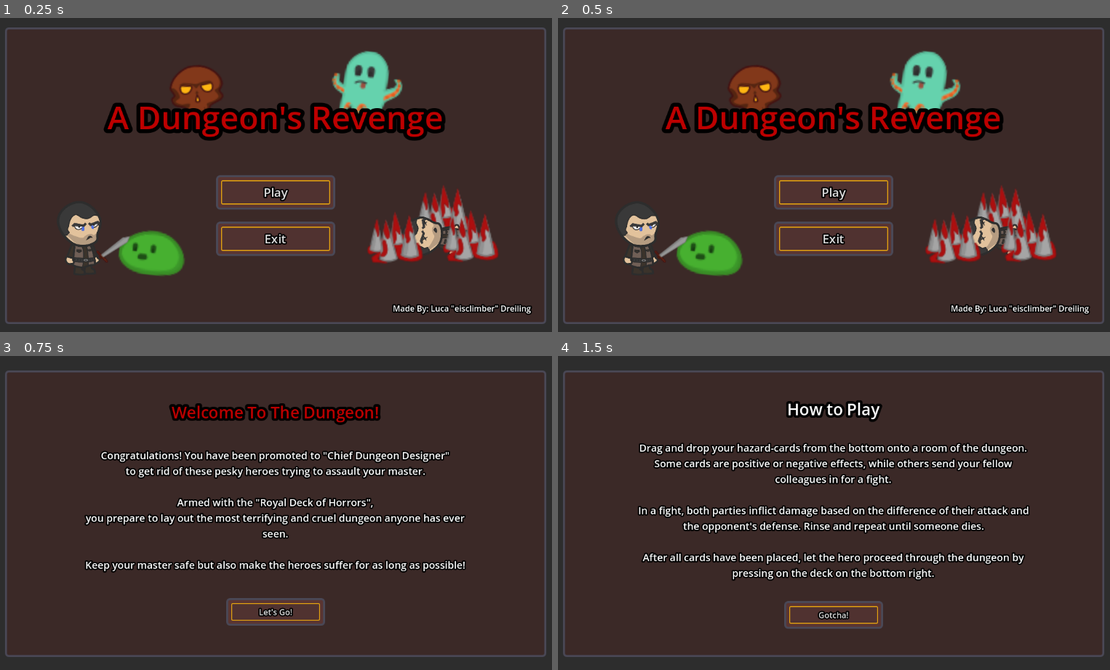
Above: before the commit, frames 1-4 (two rows, left to right).
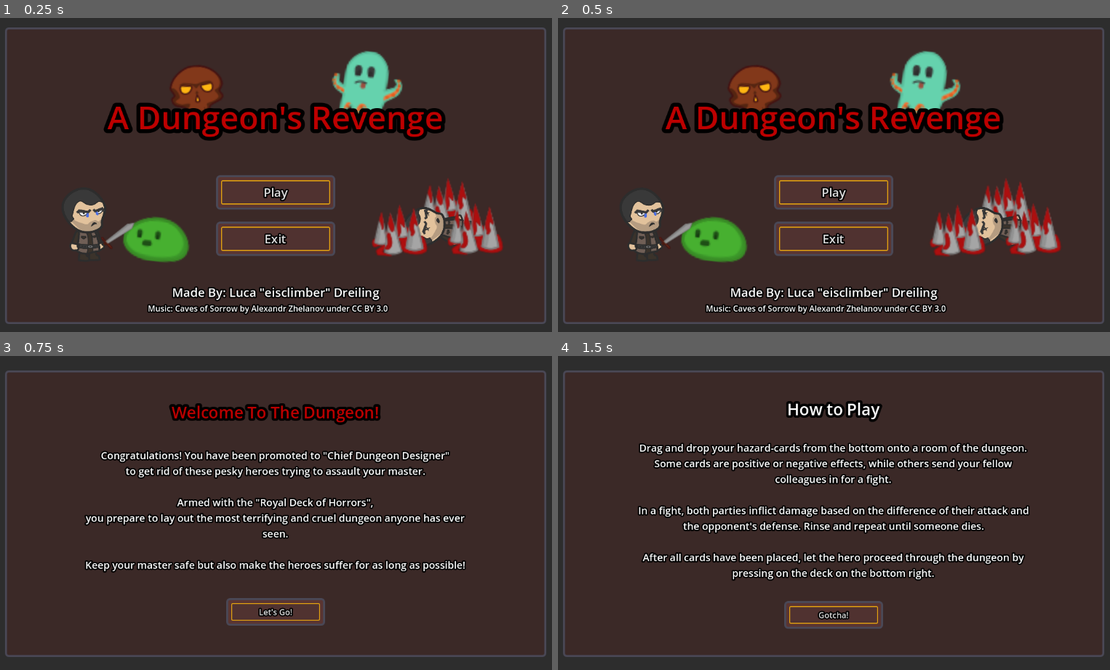
Above: after the commit, the same moments.

Repository: eisclimber/a-dungeons-revenge
Game: Godot game, scene res://scenes/main_menu.tscn
Two runs of this game, one before a commit and one after it. Both use one fixed random seed, a clock stepped at 60 frames per second and the inputs below. This scene is started directly instead of the project's main scene.
Inputs:
- Up to frame 1 (0.25 s): no input
- Up to frame 2 (0.5 s): no input
- Up to frame 3 (0.75 s): click "Play" at 0.5 s
- Up to frame 4 (1.5 s): click "Let's Go!" at 1.25 s

The runs differ from the first frame. In frame 1, 8.2% of the frame differs, in the area x 11-97%, y 51-95%; in frame 2, 8.2%; in frame 3, nothing differs; in frame 4, nothing differs.

Commit message:
Add More Art and Music Track

Diff:
--- a/project.godot
+++ b/project.godot
@@ -31,3 +31,7 @@
 [gui]
 
 theme/custom="res://resources/theme/main_theme.tres"
+
+[rendering]
+
+renderer/rendering_method="gl_compatibility"
--- a/resources/card_data/CardData_Ghost.tres
+++ b/resources/card_data/CardData_Ghost.tres
@@ -13,3 +13,4 @@
 value2 = 1
 value3 = 2
 atlas_tile_pos = Vector2i(1, 0)
+one_shot = true
--- a/scenes/main_menu.tscn
+++ b/scenes/main_menu.tscn
@@ -55,14 +55,27 @@
 
 [node name="Margin1" type="MarginContainer" parent="Margin"]
 layout_mode = 2
-size_flags_horizontal = 8
+size_flags_horizontal = 4
+size_flags_vertical = 8
+theme_override_constants/margin_bottom = 46
+
+[node name="Credits" type="Label" parent="Margin/Margin1"]
+layout_mode = 2
+theme_override_font_sizes/font_size = 24
+text = "Made By: Luca \"eisclimber\" Dreiling"
+
+[node name="Margin2" type="MarginContainer" parent="Margin"]
+layout_mode = 2
+size_flags_horizontal = 4
 size_flags_vertical = 8
 theme_override_constants/margin_right = 30
 theme_override_constants/margin_bottom = 20
 
-[node name="Credits" type="Label" parent="Margin/Margin1"]
-layout_mode = 2
-text = "Made By: Luca \"eisclimber\" Dreiling"
+[node name="SoundCredits" type="Label" parent="Margin/Margin2"]
+layout_mode = 2
+size_flags_horizontal = 4
+size_flags_vertical = 8
+text = "Music: Caves of Sorrow by Alexandr Zhelanov under CC BY 3.0"
 
 [node name="Death" type="TextureRect" parent="."]
 layout_mode = 2
@@ -126,10 +139,10 @@
 
 [node name="Ghost3" type="TextureRect" parent="."]
 layout_mode = 2
-offset_left = 206.0
-offset_top = 367.0
-offset_right = 482.0
-offset_bottom = 553.0
+offset_left = 215.0
+offset_top = 340.0
+offset_right = 491.0
+offset_bottom = 526.0
 rotation = 0.106465
 texture = ExtResource("5_e73mr")
 expand_mode = 1
@@ -143,10 +156,10 @@
 anchor_top = 0.5
 anchor_right = 1.0
 anchor_bottom = 0.5
-offset_left = -316.0
-offset_top = -47.0
-offset_right = -169.0
-offset_bottom = 188.0
+offset_left = -307.0
+offset_top = -61.0
+offset_right = -160.0
+offset_bottom = 174.0
 grow_horizontal = 0
 grow_vertical = 2
 texture = ExtResource("2_t7h32")
@@ -162,10 +175,10 @@
 anchor_top = 0.5
 anchor_right = 1.0
 anchor_bottom = 0.5
-offset_left = -340.74
-offset_top = -91.0
-offset_right = -177.74
-offset_bottom = 294.0
+offset_left = -336.0
+offset_top = -110.0
+offset_right = -173.0
+offset_bottom = 275.0
 grow_horizontal = 0
 grow_vertical = 2
 texture = ExtResource("2_nqmph")
@@ -180,10 +193,10 @@
 anchor_top = 0.5
 anchor_right = 1.0
 anchor_bottom = 0.5
-offset_left = -412.0
-offset_top = 6.0
-offset_right = -265.0
-offset_bottom = 241.0
+offset_left = -403.0
+offset_top = -8.0
+offset_right = -256.0
+offset_bottom = 227.0
 grow_horizontal = 0
 grow_vertical = 2
 texture = ExtResource("2_t7h32")
@@ -199,10 +212,10 @@
 anchor_top = 0.5
 anchor_right = 1.0
 anchor_bottom = 0.5
-offset_left = -262.0
-offset_top = 3.0
-offset_right = -115.0
-offset_bottom = 238.0
+offset_left = -253.0
+offset_top = -11.0
+offset_right = -106.0
+offset_bottom = 224.0
 grow_horizontal = 0
 grow_vertical = 2
 texture = ExtResource("2_t7h32")
@@ -218,10 +231,10 @@
 anchor_top = 0.5
 anchor_right = 1.0
 anchor_bottom = 0.5
-offset_left = -952.0
-offset_top = 66.0
-offset_right = -852.0
-offset_bottom = 231.0
+offset_left = -943.0
+offset_top = 39.0
+offset_right = -843.0
+offset_bottom = 204.0
 grow_horizontal = 0
 grow_vertical = 2
 texture = ExtResource("8_n7w2k")
@@ -230,10 +243,10 @@
 
 [node name="HeroDecoration" type="TextureRect" parent="."]
 layout_mode = 0
-offset_left = 105.0
-offset_top = 354.0
-offset_right = 284.0
-offset_bottom = 542.0
+offset_left = 114.0
+offset_top = 327.0
+offset_right = 293.0
+offset_bottom = 515.0
 texture = ExtResource("4_47ttw")
 expand_mode = 1
 stretch_mode = 5
--- a/scripts/sounds.gd
+++ b/scripts/sounds.gd
@@ -21,6 +21,15 @@
 const CARD_DRAW: AudioStream = preload("res://sounds/CardDraw.wav")
 const CARD_PLACE: AudioStream = preload("res://sounds/CardPlace.wav")
 
+const MUSIC_TRACK: AudioStream = preload("res://sounds/Alexandr Zhelanov - Caves of Sorrow.ogg")
+
+var music_player: AudioStreamPlayer
+
+func _ready() -> void:
+	music_player = AudioStreamPlayer.new()
+	add_child(music_player)
+	play_sound(music_player, MUSIC_TRACK)
+
 
 func play_pressed_sound(_player: AudioStreamPlayer) -> void:
 	play_sound(_player, Sounds.BUTTON_DOWN)
Not shown, added: sounds/Alexandr Zhelanov - Caves of Sorrow.ogg.import
Not shown, added: sounds/Attribution.txt
Binary file added: sprites/AppIcon.png
Not shown, added: sprites/AppIcon.png.import
Not shown, changed: sprites/ArtWorksheet.svg
Binary file added: sprites/CoverImage.png
Not shown, added: sprites/CoverImage.png.import
Binary file added: sprites/DungeonTiles_HighRes.png
Not shown, added: sprites/DungeonTiles_HighRes.png.import
Binary file added: sprites/Hasards_HighRes.png
Not shown, added: sprites/Hasards_HighRes.png.import
Binary file added: sprites/Hazards_Big_HighRes.png
(and 4 more such lines)
